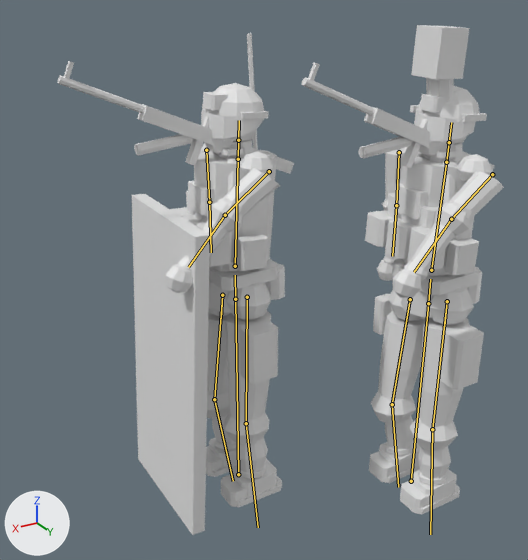
One commit to the glTF model art/meshes/breach_team.glb: the scene before it, then after it.
Camera for both pictures: a 50 mm camera at (1.57, 2.12, 2.05) aimed at (0.28, -0.03, 0.98). The lights are fixed; the arrows at lower left show +X, +Y and +Z. The first picture is the older version. Both versions are drawn at frame 1 of the action 'fire'; the numbers are the values there. The bones that bend it are drawn over the model as lines.

Names of what the first picture shows: 'boot', 'charge', 'metal', 'uniform', 'weapon', 'webbing'.
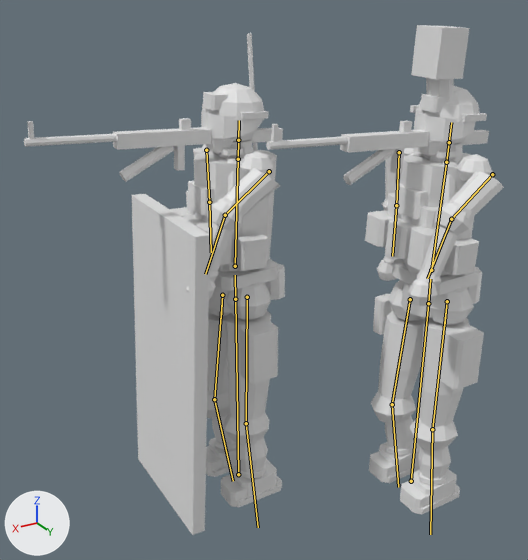
What the commit changed:
Bone 'brc_cover_forearm_R' (bone_brc_cover_forearm_r) turns from (0, 0, 14) to (0, -1, 34) degrees about its own x, y and z.
Bone 'brc_point_forearm_R' (bone_brc_point_forearm_r) turns from (0, 0, 14) to (0, -1, 34) degrees about its own x, y and z.

Changed parts and their boxes (x1, y1, x2, y2) in the pictures (528 x 560 px):
'uniform', posed: before (185, 83, 504, 486); after (186, 83, 504, 486)
'webbing', posed: before (166, 118, 484, 450); after (170, 118, 484, 450)
'weapon', posed (6% wider, 41% shorter): before (58, 61, 495, 175); after (24, 118, 489, 185)
bone 'brc_cover_forearm_R', root to tip: before (451, 219) to (414, 272); after (451, 219) to (427, 278)
bone 'brc_point_forearm_R', root to tip: before (225, 215) to (188, 267); after (225, 215) to (205, 274)
